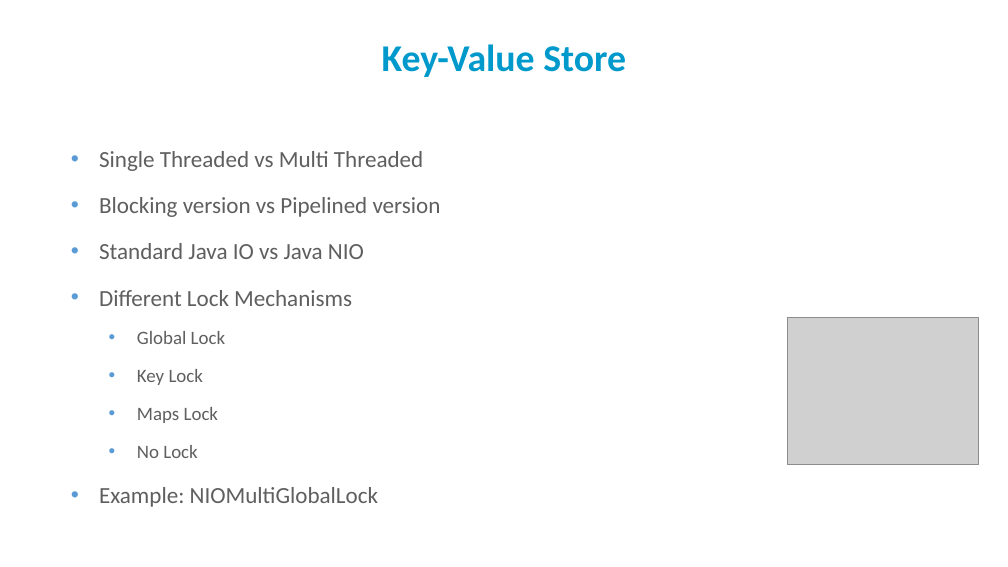
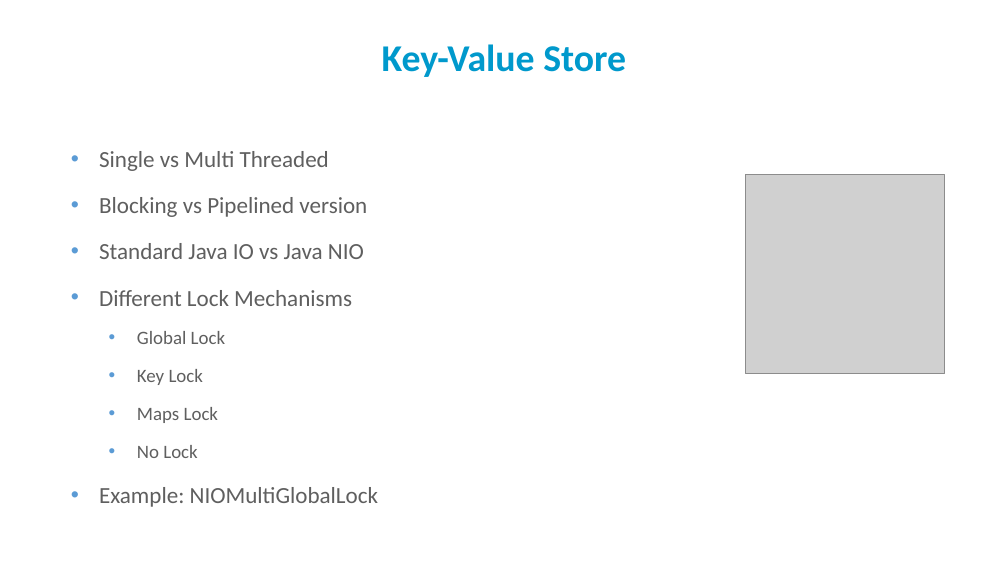
Before and after one commit to PatrickAndrade/top2developers, a slide deck: slide 4 of Perf Eval - Final presentation.pptx. Drawn at 1008x567 pixels with LibreOffice and Linux fonts; fonts in the diff are those of the drawing; grey boxes stand for pictures; background and template pictures are left out. Boxes give left, top, right and bottom in pixels: in the first picture for what was removed or moved away, otherwise in the second. Text is boxed around its words. In the diff, an @@ line names an element or a change of style, - is before the commit and + after.

```diff
--- a/Perf Eval - Final presentation.pptx
+++ b/Perf Eval - Final presentation.pptx
@@ text at (x1=99, y1=151, x2=367, y2=217): text changed @@
-• Single Threaded vs Multi Threaded
-• Blocking version vs Pipelined version
+• Single vs Multi Threaded
+• Blocking vs Pipelined version
@@ picture added at (x1=746, y1=175, x2=945, y2=374) @@
@@ picture removed at (x1=787, y1=318, x2=979, y2=464) @@
```
Also in this commit, not shown: 3 other slides changed.
